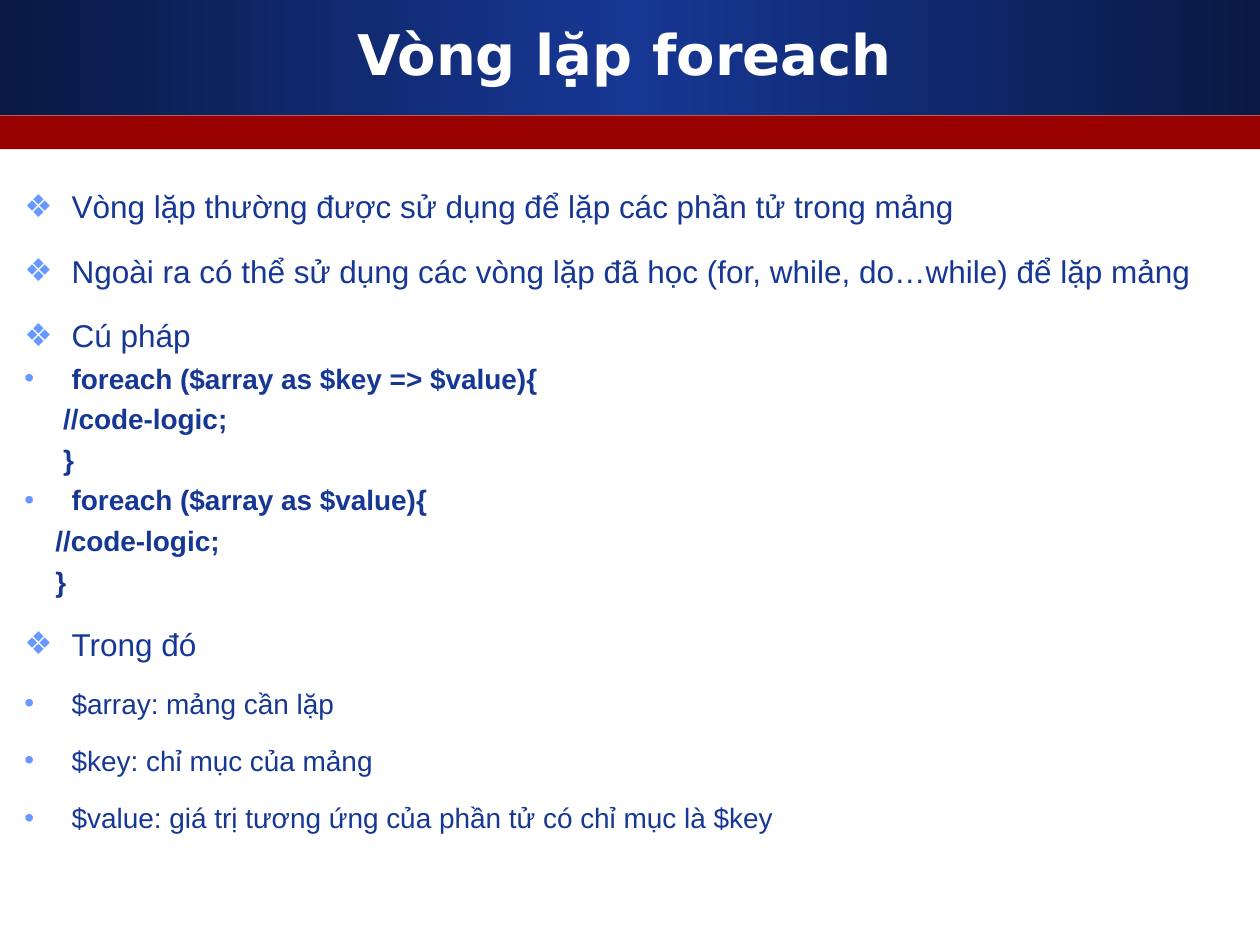
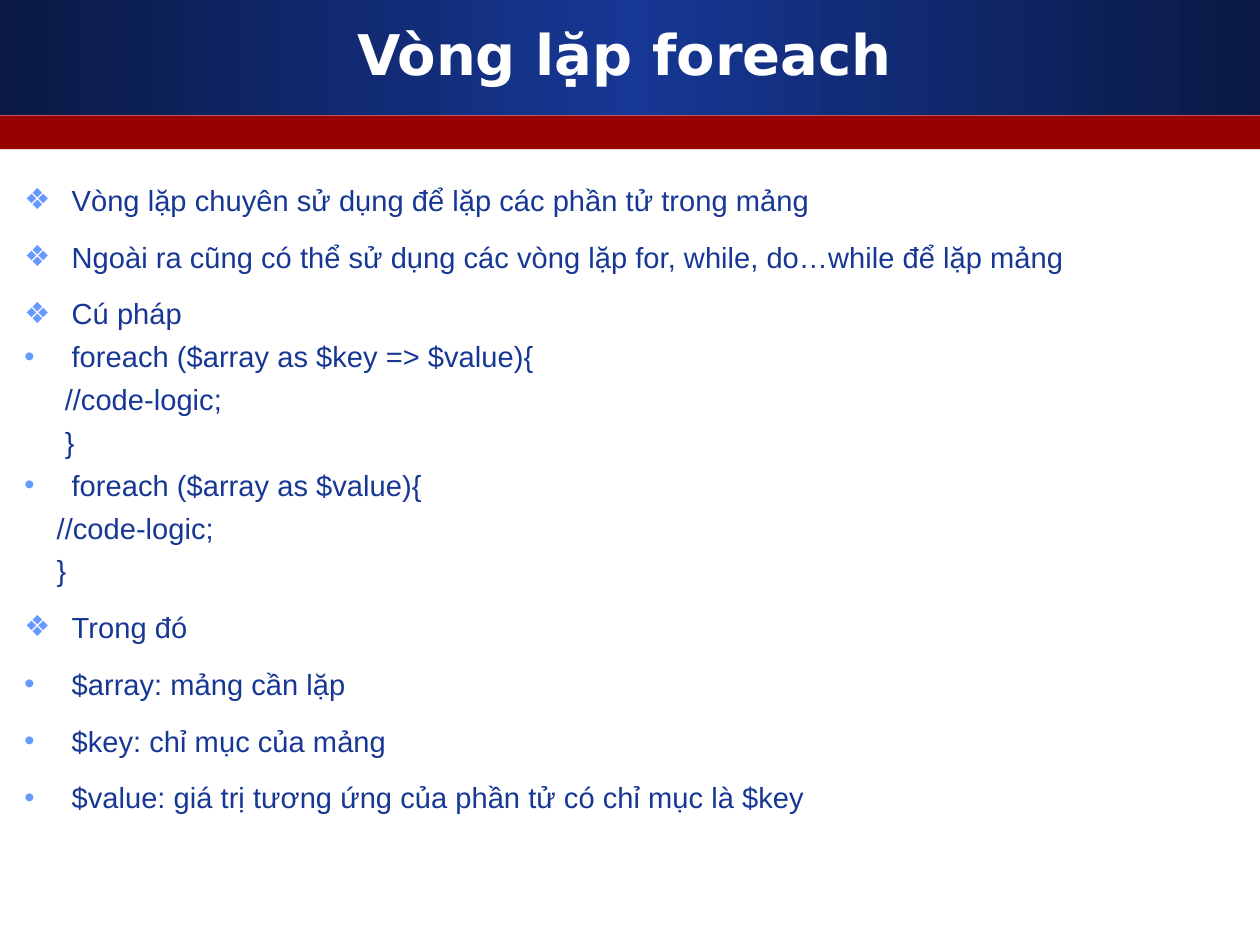
Before and after one commit to melng124/php39_devpro, a slide deck: slide 6 of Day12_PHP_Function_Custom_Include_Require_Function_Scope_Variable/Slides/4_Array_Foreach.ppt. Drawn at 1260x945 pixels with LibreOffice and Linux fonts; fonts in the diff are those of the drawing. Boxes give left, top, right and bottom in pixels: in the first picture for what was removed or moved away, otherwise in the second. Text is boxed around its words. In the diff, an @@ line names an element or a change of style, - is before the commit and + after.

Commit message:
slide array

```diff
--- a/Day12_PHP_Function_Custom_Include_Require_Function_Scope_Variable/Slides/4_Array_Foreach.ppt
+++ b/Day12_PHP_Function_Custom_Include_Require_Function_Scope_Variable/Slides/4_Array_Foreach.ppt
@@ text at box(72, 188, 1063, 273): text changed; size 18 to 16.6 pt @@
-❖ Vòng lặp thường được sử dụng để lặp các phần tử trong mảng
-❖ Ngoài ra có thể sử dụng các vòng lặp đã học (for, while, do…while) để lặp mảng
+❖ Vòng lặp chuyên sử dụng để lặp các phần tử trong mảng
+❖ Ngoài ra cũng có thể sử dụng các vòng lặp for, while, do…while để lặp mảng
@@ text at box(57, 302, 804, 814): size 18 to 16.6 pt in "Cú pháp", "Trong đó"; size 16 to 16.6 pt in "foreach ($array as $key => $value){", "//code-logic;", "}", "foreach ($array as $value){" and 5 more places; bold off in "foreach ($array as $key => $value){", "//code-logic;", "}", "foreach ($array as $value){" and 2 more places; line spacing 1.5 to 1.4 @@
```
Also in this commit, not shown: 3 other slides changed, 1 other file.
